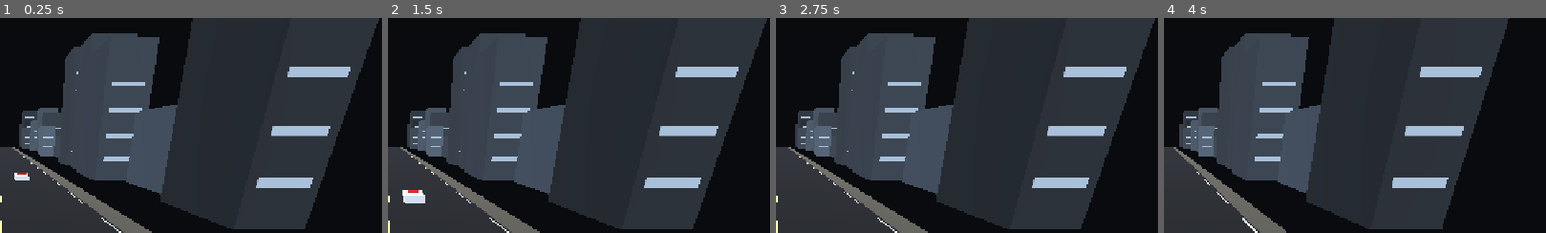
Above: before the commit, frames 1-4 (left to right).
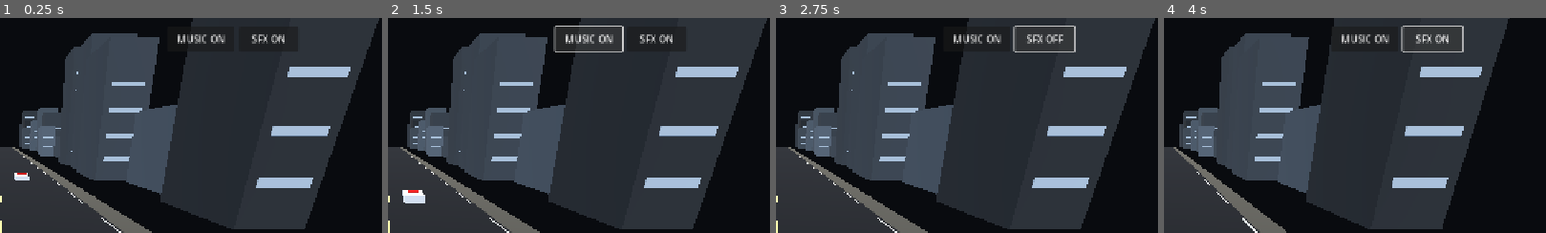
Above: after the commit, the same moments.

Repository: doctorzuza22-pixel/-STREET-REIGN
Game: Godot game, scene res://scenes/Main.tscn
Two runs of this game, one before a commit and one after it. Both use one fixed random seed, a clock stepped at 60 frames per second and the inputs below.
Inputs (mouse positions are % of the whole screen's width and height, from its top left):
- Up to frame 1 (0.25 s): no input
- Up to frame 2 (1.5 s): click (76, 6) at 0.5 s, where only the run after the commit has a clickable "MUSIC ON"; click (76, 6) at 1.25 s, where only the run after the commit has a clickable "MUSIC OFF"
- Up to frame 3 (2.75 s): click (85, 6) at 2 s, where only the run after the commit has a clickable "SFX ON"
- Up to frame 4 (4 s): click (85, 6) at 2.75 s, where only the run after the commit has a clickable "SFX OFF"; hold D (steer_right) from 3.53 s (still down)
The pictures show only the part of the screen within x 50-100%, y 1-51%; the shares and areas given below are measured in that part.

The runs differ from the first frame. In frame 1, 0.6% of the frame differs, in the area x 46-75%, y 7-12%; in frame 2, 1.5%, in the area x 43-75%, y 3-16%; in frame 3, 0.9%; in frame 4, 0.9%.

Commit message:
Add original procedural racing soundtrack and dynamic car and police audio

Diff:
--- a/scripts/main.gd
+++ b/scripts/main.gd
@@ -13,6 +13,21 @@
 var touch_right := false
 var touch_gas := false
 var touch_brake := false
+var music_player: AudioStreamPlayer
+var effects_player: AudioStreamPlayer
+var music_playback: AudioStreamGeneratorPlayback
+var effects_playback: AudioStreamGeneratorPlayback
+var music_clock := 0.0
+var engine_phase := 0.0
+var siren_phase := 0.0
+var fx_clock := 0.0
+var gear_shift_timer := 0.0
+var crash_timer := 0.0
+var crash_cooldown := 0.0
+var previous_gear := 0
+var music_enabled := true
+var effects_enabled := true
+const AUDIO_RATE := 22050.0
 
 func _ready() -> void:
 	_build_world()
@@ -20,6 +35,101 @@
 	_build_police()
 	_build_hud()
 	_setup_input()
+	_setup_audio()
+
+func _setup_audio() -> void:
+	music_player = AudioStreamPlayer.new()
+	var music_stream := AudioStreamGenerator.new()
+	music_stream.mix_rate = int(AUDIO_RATE)
+	music_stream.buffer_length = 0.35
+	music_player.stream = music_stream
+	add_child(music_player)
+	music_player.play()
+	music_playback = music_player.get_stream_playback() as AudioStreamGeneratorPlayback
+
+	effects_player = AudioStreamPlayer.new()
+	var effects_stream := AudioStreamGenerator.new()
+	effects_stream.mix_rate = int(AUDIO_RATE)
+	effects_stream.buffer_length = 0.35
+	effects_player.stream = effects_stream
+	add_child(effects_player)
+	effects_player.play()
+	effects_playback = effects_player.get_stream_playback() as AudioStreamGeneratorPlayback
+
+func _process(delta: float) -> void:
+	_fill_music_buffer()
+	_fill_effects_buffer()
+	if gear_shift_timer > 0.0:
+		gear_shift_timer = maxf(0.0, gear_shift_timer - delta)
+	if crash_timer > 0.0:
+		crash_timer = maxf(0.0, crash_timer - delta)
+	if crash_cooldown > 0.0:
+		crash_cooldown = maxf(0.0, crash_cooldown - delta)
+
+func _fill_music_buffer() -> void:
+	if music_playback == null:
+		return
+	var frames := music_playback.get_frames_available()
+	for i in range(frames):
+		var t := music_clock
+		var beat_phase := fposmod(t, 0.5)
+		var bar_phase := fposmod(t, 2.0)
+		var kick := 0.0
+		if beat_phase < 0.13:
+			var k := beat_phase / 0.13
+			kick = sin((48.0 - 28.0 * k) * TAU * beat_phase) * exp(-k * 5.0) * 0.34
+		var bass_note := 55.0 if bar_phase < 1.0 else 65.4
+		var bass := sin(TAU * bass_note * t) * 0.10
+		var clap := 0.0
+		if (bar_phase > 0.48 and bar_phase < 0.57) or (bar_phase > 1.48 and bar_phase < 1.57):
+			clap = (sin(TAU * 180.0 * t) + sin(TAU * 263.0 * t)) * 0.045
+		var hat_phase := fposmod(t, 0.25)
+		var hat := 0.0
+		if hat_phase < 0.018:
+			hat = sin(TAU * 6200.0 * t) * (1.0 - hat_phase / 0.018) * 0.025
+		var sample := (kick + bass + clap + hat) if music_enabled else 0.0
+		music_playback.push_frame(Vector2(sample, sample))
+		music_clock += 1.0 / AUDIO_RATE
+
+func _fill_effects_buffer() -> void:
+	if effects_playback == null:
+		return
+	var frames := effects_playback.get_frames_available()
+	var throttle := Input.is_action_pressed("accelerate") or touch_gas
+	var steering := absf(Input.get_axis("steer_left", "steer_right"))
+	if touch_left or touch_right:
+		steering = maxf(steering, 1.0)
+	var engine_hz := 48.0 + absf(speed) * 2.1 + (18.0 if throttle else 0.0)
+	var police_active := absf(speed) > 12.0
+	var tyre_active := absf(speed) > 20.0 and steering > 0.55
+	for i in range(frames):
+		var engine := (sin(engine_phase) + 0.28 * sin(engine_phase * 2.0)) * (0.035 + absf(speed) / 58.0 * 0.12)
+		engine_phase = fposmod(engine_phase + TAU * engine_hz / AUDIO_RATE, TAU)
+		var siren := 0.0
+		if police_active:
+			var siren_hz := 690.0 if sin(TAU * fx_clock * 1.4) > 0.0 else 920.0
+			siren = sin(siren_phase) * 0.10
+			siren_phase = fposmod(siren_phase + TAU * siren_hz / AUDIO_RATE, TAU)
+		var tyre := 0.0
+		if tyre_active:
+			tyre = (sin(TAU * 1750.0 * fx_clock) + sin(TAU * 2310.0 * fx_clock)) * 0.035
+		var gear := 0.0
+		if gear_shift_timer > 0.0:
+			gear = sin(TAU * 115.0 * fx_clock) * (gear_shift_timer / 0.22) * 0.20
+		var crash := 0.0
+		if crash_timer > 0.0:
+			crash = (sin(TAU * 83.0 * fx_clock) + sin(TAU * 137.0 * fx_clock)) * (crash_timer / 0.35) * 0.24
+		var sample := (engine + siren + tyre + gear + crash) if effects_enabled else 0.0
+		effects_playback.push_frame(Vector2(sample, sample))
+		fx_clock += 1.0 / AUDIO_RATE
+
+func _toggle_music(button: Button) -> void:
+	music_enabled = not music_enabled
+	button.text = "MUSIC ON" if music_enabled else "MUSIC OFF"
+
+func _toggle_effects(button: Button) -> void:
+	effects_enabled = not effects_enabled
+	button.text = "SFX ON" if effects_enabled else "SFX OFF"
 
 func _setup_input() -> void:
 	for action in ["accelerate", "brake", "steer_left", "steer_right"]:
@@ -154,6 +264,18 @@
 	_add_touch_button(layer, "▶", Vector2(125, 570), "right")
 	_add_touch_button(layer, "BRAKE", Vector2(920, 570), "brake")
 	_add_touch_button(layer, "GAS", Vector2(1080, 570), "gas")
+	var music_button := Button.new()
+	music_button.text = "MUSIC ON"
+	music_button.position = Vector2(920, 20)
+	music_button.size = Vector2(112, 42)
+	layer.add_child(music_button)
+	music_button.pressed.connect(_toggle_music.bind(music_button))
+	var effects_button := Button.new()
+	effects_button.text = "SFX ON"
+	effects_button.position = Vector2(1040, 20)
+	effects_button.size = Vector2(100, 42)
+	layer.add_child(effects_button)
+	effects_button.pressed.connect(_toggle_effects.bind(effects_button))
 
 func _add_touch_button(layer: CanvasLayer, caption: String, pos: Vector2, kind: String) -> void:
 	var button := Button.new()
@@ -185,7 +307,16 @@
 		speed = move_toward(speed, -8.0, 34.0 * delta)
 	else:
 		speed = move_toward(speed, 0.0, 8.0 * delta)
-	car.position.x = clampf(car.position.x + steering * (4.5 + absf(speed) * 0.06) * delta, -7.0, 7.0)
+	var next_x := car.position.x + steering * (4.5 + absf(speed) * 0.06) * delta
+	if (next_x < -7.0 or next_x > 7.0) and absf(speed) > 20.0 and crash_cooldown <= 0.0:
+		crash_timer = 0.35
+		crash_cooldown = 1.2
+		speed *= 0.72
+	car.position.x = clampf(next_x, -7.0, 7.0)
+	var current_gear := int(absf(speed) / 14.0)
+	if current_gear > previous_gear and previous_gear >= 0:
+		gear_shift_timer = 0.22
+	previous_gear = current_gear
 	car.position.z -= speed * delta
 	if car.position.z < -170:
 		car.position.z = 5
